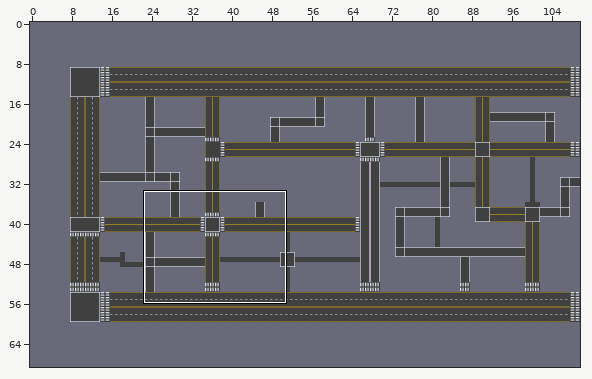
A LDtk project gets an edit: Assets/Map/Map/Team-Project-Map.ldtk. Above: a wide view before the commit, with the close-up outlined.
Close-up. Old version:
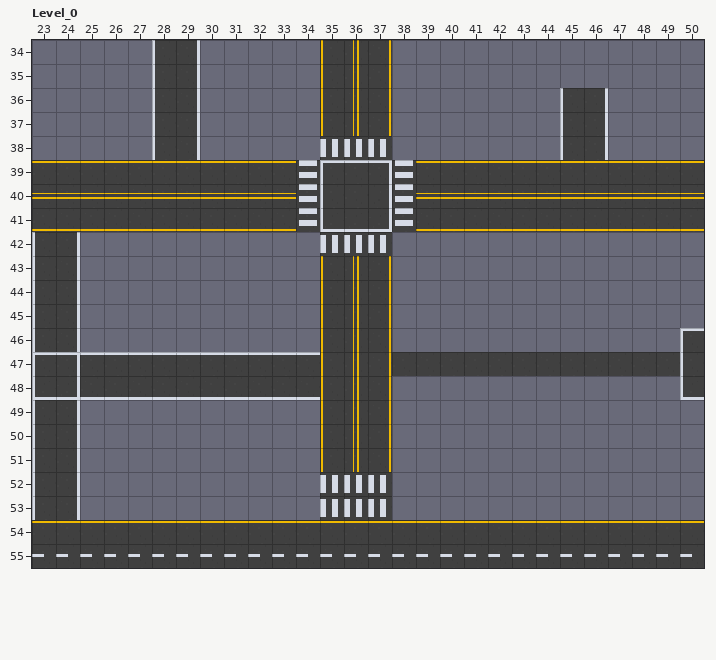
Cells are 16x16 px. Shown: Level_0 x 23..50, y 34..55. The commit also changed other parts of the map, which this record leaves out.
After:
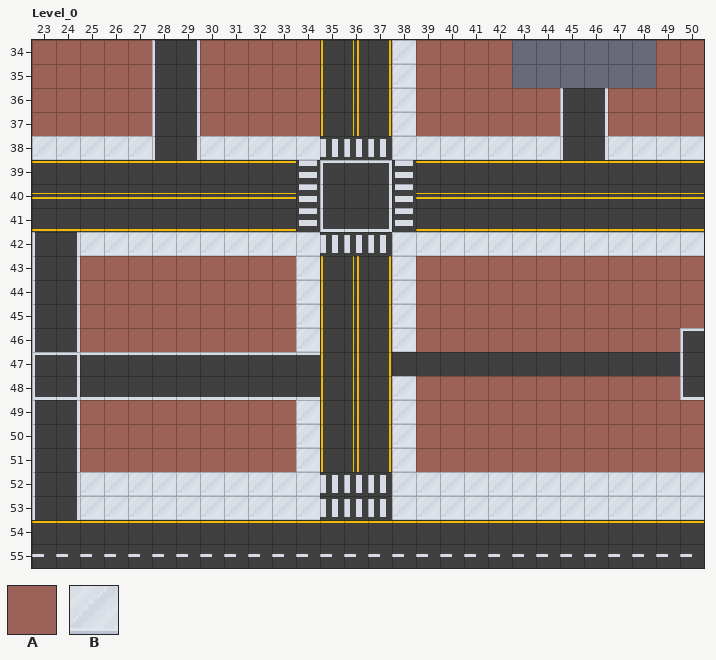
Key: from "NoCar": A 1 "NoCar"; from "SideWalk": B 1 "SideWalk".
_ is an empty cell.
Tiles of an added or newly shown layer are drawn over the layers below it.
What changed:
Layer "NoCar" (added):
y 34..35: x 23..27 _____ -> AAAAA; x 30..34 _____ -> AAAAA; x 39..42 ____ -> AAAA; x 49..50 __ -> AA
y 36..37: x 23..27 _____ -> AAAAA; x 30..34 _____ -> AAAAA; x 39..44 ______ -> AAAAAA; x 47..50 ____ -> AAAA
y 43..45: x 25..33 _________ -> AAAAAAAAA; x 39..50 ____________ -> AAAAAAAAAAAA
y 46: x 25..33 _________ -> AAAAAAAAA; x 39..49 ___________ -> AAAAAAAAAAA
y 48: x 39..49 ___________ -> AAAAAAAAAAA
y 49..51: x 25..33 _________ -> AAAAAAAAA; x 39..50 ____________ -> AAAAAAAAAAAA
Layer "SideWalk" (added):
y 34..37: x 38 _ -> B
y 38: x 23..27 _____ -> BBBBB; x 30..34 _____ -> BBBBB; x 38..44 _______ -> BBBBBBB; x 47..50 ____ -> BBBB
y 42: x 25..34 __________ -> BBBBBBBBBB; x 38..50 _____________ -> BBBBBBBBBBBBB
y 43..46: x 34 _ -> B; x 38 _ -> B
y 48: x 38 _ -> B
y 49..51: x 34 _ -> B; x 38 _ -> B
y 52..53: x 25..34 __________ -> BBBBBBBBBB; x 38..50 _____________ -> BBBBBBBBBBBBB
